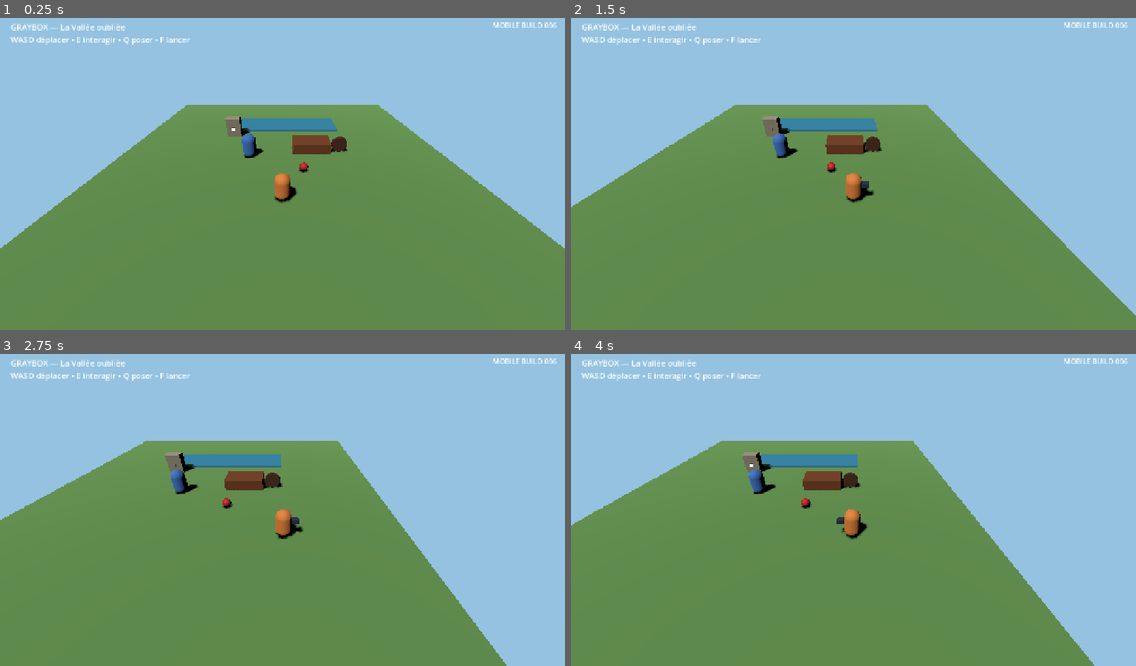
Above: before the commit, frames 1-4 (two rows, left to right).
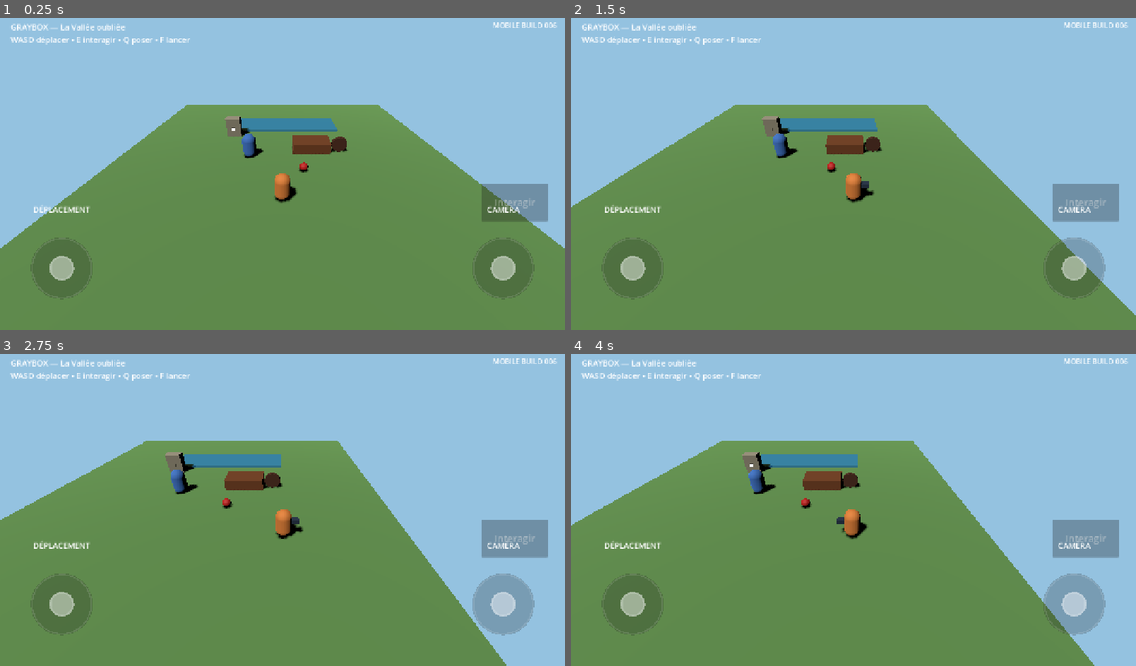
Above: after the commit, the same moments.

Repository: u2987920406-rgb/Grimoire
Game: Godot game, scene res://adventures/forgotten_valley/scenes/bootstrap.tscn
Two runs of this game, one before a commit and one after it. Both use one fixed random seed, a clock stepped at 60 frames per second and the inputs below.
Inputs (mouse positions are in pixels of both pictures, inside the frame that each line leads up to):
- Up to frame 1 (0.25 s): no input
- Up to frame 2 (1.5 s): tap Enter at 0.5 s; move the mouse to (977, 155) at 0.52 s; hold D (move_right) 0.53-1.25 s; hold E (interact) 0.53-1.25 s; click (977, 155) at 0.67 s; drag from (740, 186) to (825, 233) at 1.27 s
- Up to frame 3 (2.75 s): tap Space at 2 s; move the mouse to (339, 438) at 2.02 s; hold D (move_right) from 2.03 s (still down); hold E (interact) from 2.03 s (still down)
- Up to frame 4 (4 s): release D (move_right) at 2.75 s; release E (interact) at 2.75 s; drag from (825, 569) to (684, 460) at 2.77 s; tap Enter at 3.5 s; move the mouse to (1023, 553) at 3.52 s; hold A (move_left) from 3.53 s (still down); hold E (interact) from 3.53 s (still down)

The runs differ from the first frame. In frame 1, 4.7% of the frame differs, in the area x 5-97%, y 53-91%; in frame 2, 4.8%; in frame 3, 4.8%; in frame 4, 4.8%.
Error after the commit: Invalid assignment of property or key 'visible' with value of type 'bool' on a base object of type 'null instance'. (res://adventures/forgotten_valley/scripts/…

Commit message:
fix(ui): show mobile interaction bubble above player

Diff:
--- a/adventures/forgotten_valley/scripts/bootstrap.gd
+++ b/adventures/forgotten_valley/scripts/bootstrap.gd
@@ -1,7 +1,10 @@
 extends Node3D
 
 @onready var player: PlayerController = $Player
+@onready var camera: Camera3D = $CameraRig/CameraPitch/Camera3D
 @onready var prompt_label: Label = $UI/PromptLabel
+@onready var context_bubble: PanelContainer = $UI/ContextBubble
+@onready var context_bubble_label: Label = $UI/ContextBubble/Margin/Label
 @onready var message_panel: PanelContainer = $UI/MessagePanel
 @onready var message_label: Label = $UI/MessagePanel/Margin/MessageLabel
 @onready var inspection_panel: PanelContainer = $UI/InspectionPanel
@@ -15,6 +18,8 @@
 @onready var throw_button: Button = $UI/TouchControls/ThrowButton
 @onready var close_button: Button = $UI/CloseButton
 @onready var help_label: Label = $UI/HelpLabel
+
+var _current_interaction_text: String = ""
 
 func _ready() -> void:
 	player.prompt_changed.connect(_on_prompt_changed)
@@ -31,16 +36,20 @@
 	message_panel.visible = false
 	inspection_panel.visible = false
 	close_button.visible = false
+	context_bubble.visible = false
 
 	touch_controls.visible = DisplayServer.is_touchscreen_available()
 	if touch_controls.visible:
 		help_label.text = "GRAYBOX — La Vallée oubliée\nJoystick gauche : déplacer • droit : caméra"
+		prompt_label.visible = false
 	else:
 		help_label.text = "GRAYBOX — La Vallée oubliée\nWASD déplacer • E interagir • Q poser • F lancer"
+		prompt_label.visible = true
 	_update_touch_action_visibility()
 
 func _process(_delta: float) -> void:
 	_update_touch_action_visibility()
+	_update_context_bubble_position()
 
 func _unhandled_input(event: InputEvent) -> void:
 	if inspection_panel.visible and (event.is_action_pressed("ui_cancel") or event.is_action_pressed("interact")):
@@ -53,15 +62,20 @@
 		get_viewport().set_input_as_handled()
 
 func _on_prompt_changed(text: String) -> void:
+	_current_interaction_text = text
+	interact_button.disabled = text.is_empty()
+
 	if touch_controls.visible:
-		prompt_label.text = text
+		context_bubble_label.text = text
+		context_bubble.visible = not text.is_empty() and not _overlay_is_open()
+		interact_button.text = text if not text.is_empty() else "Interagir"
 	else:
 		prompt_label.text = ("E  " + text) if not text.is_empty() else ""
-	interact_button.disabled = text.is_empty()
 
 func _on_message_requested(text: String) -> void:
 	message_label.text = text
 	message_panel.visible = true
+	context_bubble.visible = false
 	close_button.visible = touch_controls.visible
 
 func _on_inspection_requested(title: String, detail: String) -> void:
@@ -69,6 +83,7 @@
 	inspection_detail.text = detail
 	inspection_panel.visible = true
 	message_panel.visible = false
+	context_bubble.visible = false
 	player.controls_enabled = false
 	close_button.visible = touch_controls.visible
 
@@ -77,6 +92,8 @@
 	message_panel.visible = false
 	close_button.visible = false
 	player.controls_enabled = true
+	if touch_controls.visible and not _current_interaction_text.is_empty():
+		context_bubble.visible = true
 
 func _update_touch_action_visibility() -> void:
 	if not touch_controls.visible:
@@ -84,3 +101,23 @@
 	var holding := player.has_held_object()
 	drop_button.visible = holding
 	throw_button.visible = holding
+
+func _update_context_bubble_position() -> void:
+	if not touch_controls.visible or not context_bubble.visible:
+		return
+
+	var world_anchor := player.global_position + Vector3(0.0, 2.15, 0.0)
+	var screen_position := camera.unproject_position(world_anchor)
+	var viewport_size := get_viewport().get_visible_rect().size
+
+	context_bubble.reset_size()
+	var bubble_size := context_bubble.size
+	var desired_position := screen_position - Vector2(bubble_size.x * 0.5, bubble_size.y + 18.0)
+
+	desired_position.x = clamp(desired_position.x, 18.0, viewport_size.x - bubble_size.x - 18.0)
+	desired_position.y = clamp(desired_position.y, 90.0, viewport_size.y - bubble_size.y - 250.0)
+
+	context_bubble.position = desired_position
+
+func _overlay_is_open() -> bool:
+	return message_panel.visible or inspection_panel.visible
